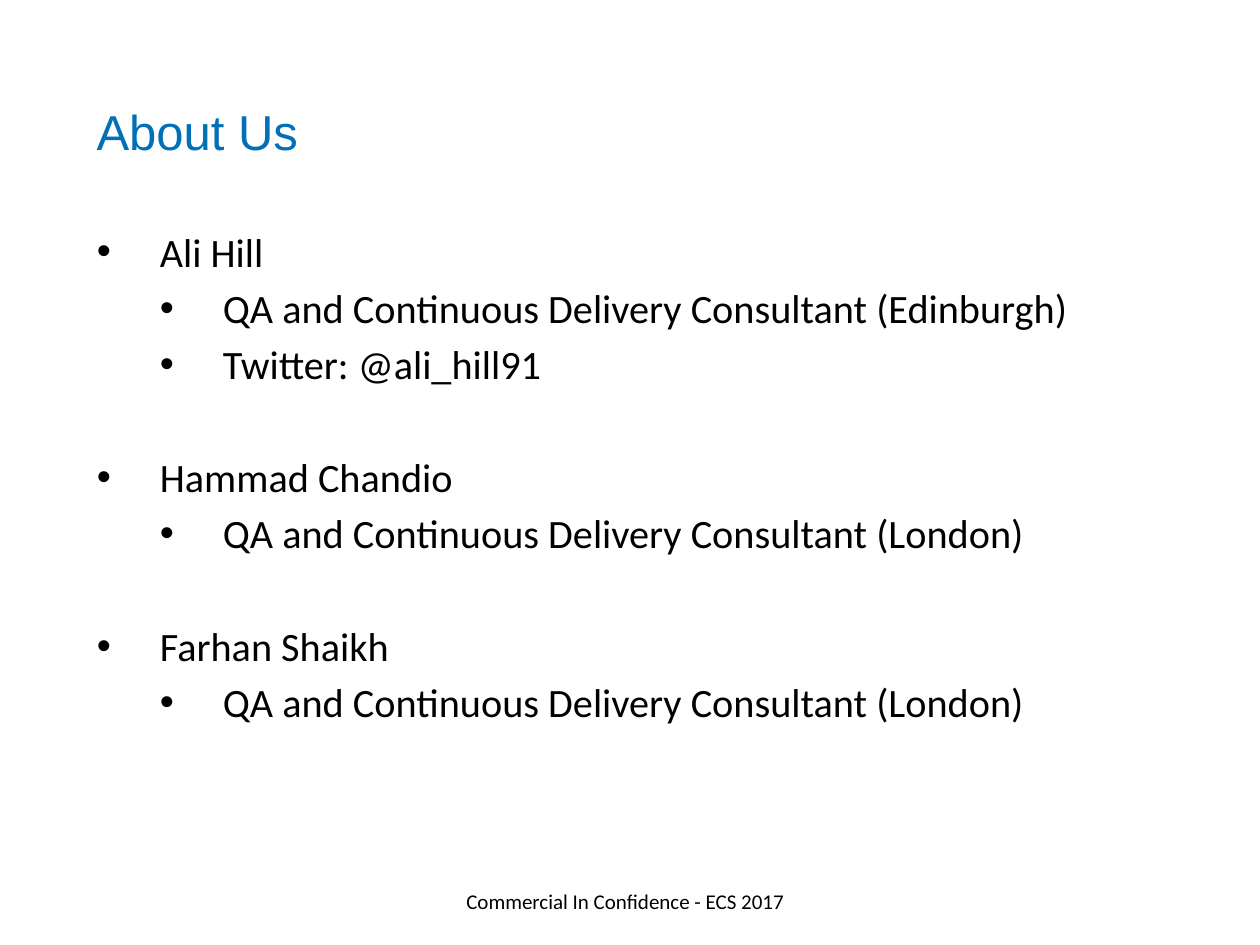
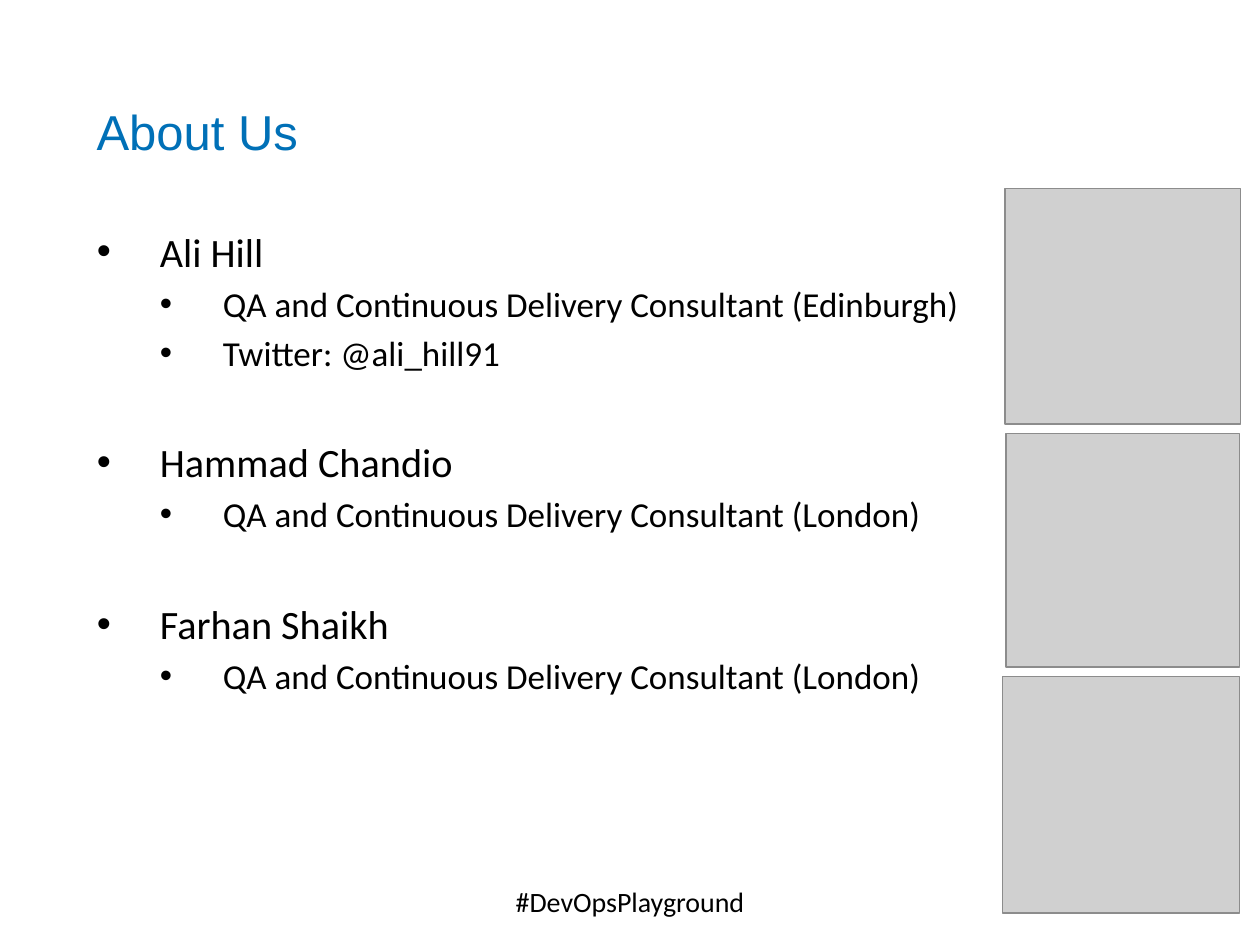
Before and after one commit to DevOpsPlayground/Hands-on-with-Selenium-Auto-Scaling-using-Docker-and-Zalenium, a slide deck: slide 3 of ECS_Digital_Template.pptx. Drawn at 1260x945 pixels with LibreOffice and Linux fonts; fonts in the diff are those of the drawing; grey boxes stand for pictures; background and template pictures are left out. Boxes give left, top, right and bottom in pixels: in the first picture for what was removed or moved away, otherwise in the second. Text is boxed around its words. In the diff, an @@ line names an element or a change of style, - is before the commit and + after.

```diff
--- a/ECS_Digital_Template.pptx
+++ b/ECS_Digital_Template.pptx
@@ picture added at [1005, 189, 1241, 425] @@
@@ text at [223, 291, 958, 695]: size 23 to 20 pt in "QA and Continuous Delivery Consultant (Edinburgh)", "Twitter: @ali_hill91", "QA and Continuous Delivery Consultant (London)", "QA and Continuous Delivery Consultant (London)" @@
@@ picture added at [1005, 433, 1239, 667] @@
@@ picture added at [1003, 677, 1240, 914] @@
@@ text at [516, 892, 744, 917]: text changed; size 12 to 16 pt @@
-Commercial In Confidence - ECS 2017
+#DevOpsPlayground
```
Also in this commit, not shown: 10 other slides changed, 2 slides added, 6 other files.
